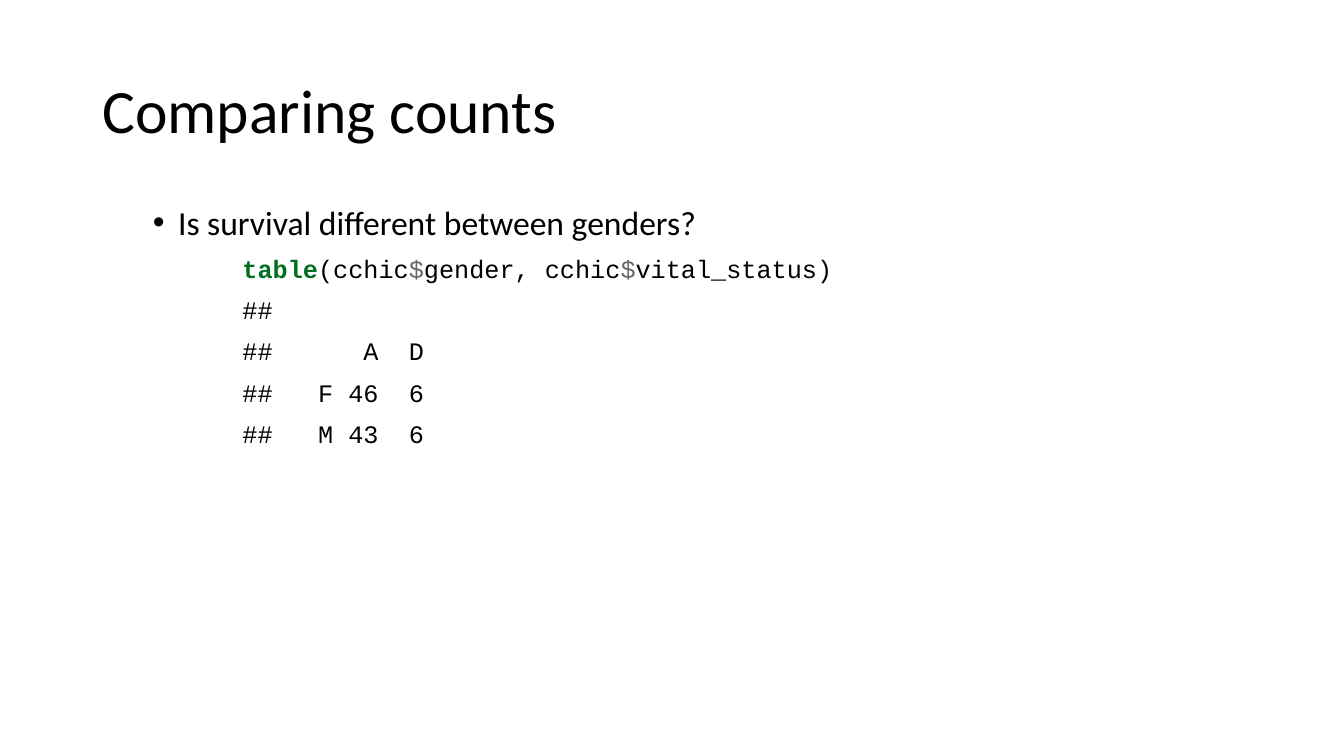
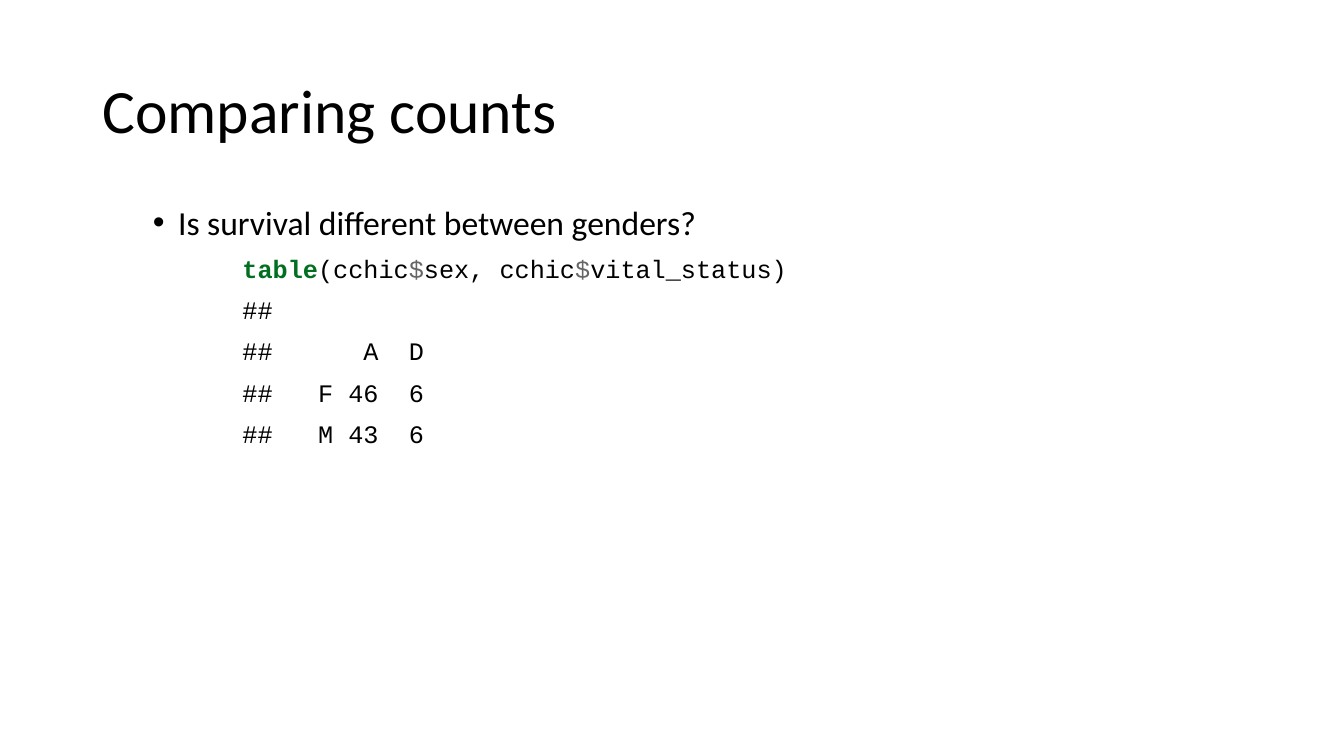
Before and after one commit to uclh-criu/learning-datascience, a slide deck: slide 34 of Workshops/Workshop6.pptx (slide 35 before the commit). Drawn at 1344x756 pixels with LibreOffice and Linux fonts; fonts in the diff are those of the drawing. Boxes give left, top, right and bottom in pixels: in the first picture for what was removed or moved away, otherwise in the second. Text is boxed around its words. In the diff, an @@ line names an element or a change of style, - is before the commit and + after.

```diff
--- a/Workshops/Workshop6.pptx
+++ b/Workshops/Workshop6.pptx
@@ text at [242, 259, 787, 284]: text changed @@
-table(cchic$gender, cchic$vital_status)
+table(cchic$sex, cchic$vital_status)
```
Also in this commit, not shown: 4 other slides changed, 1 slide removed, 5 other files.
